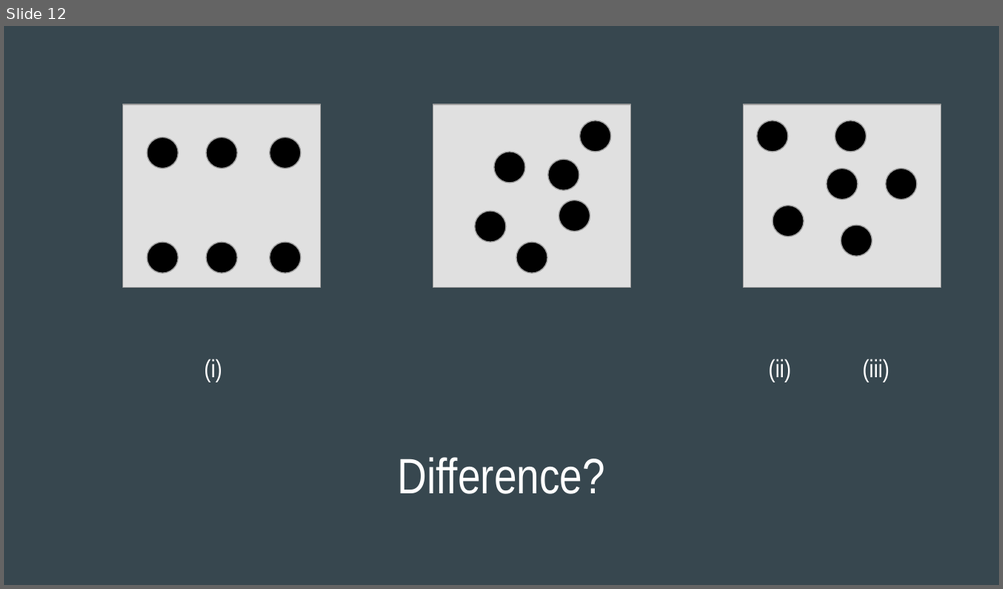
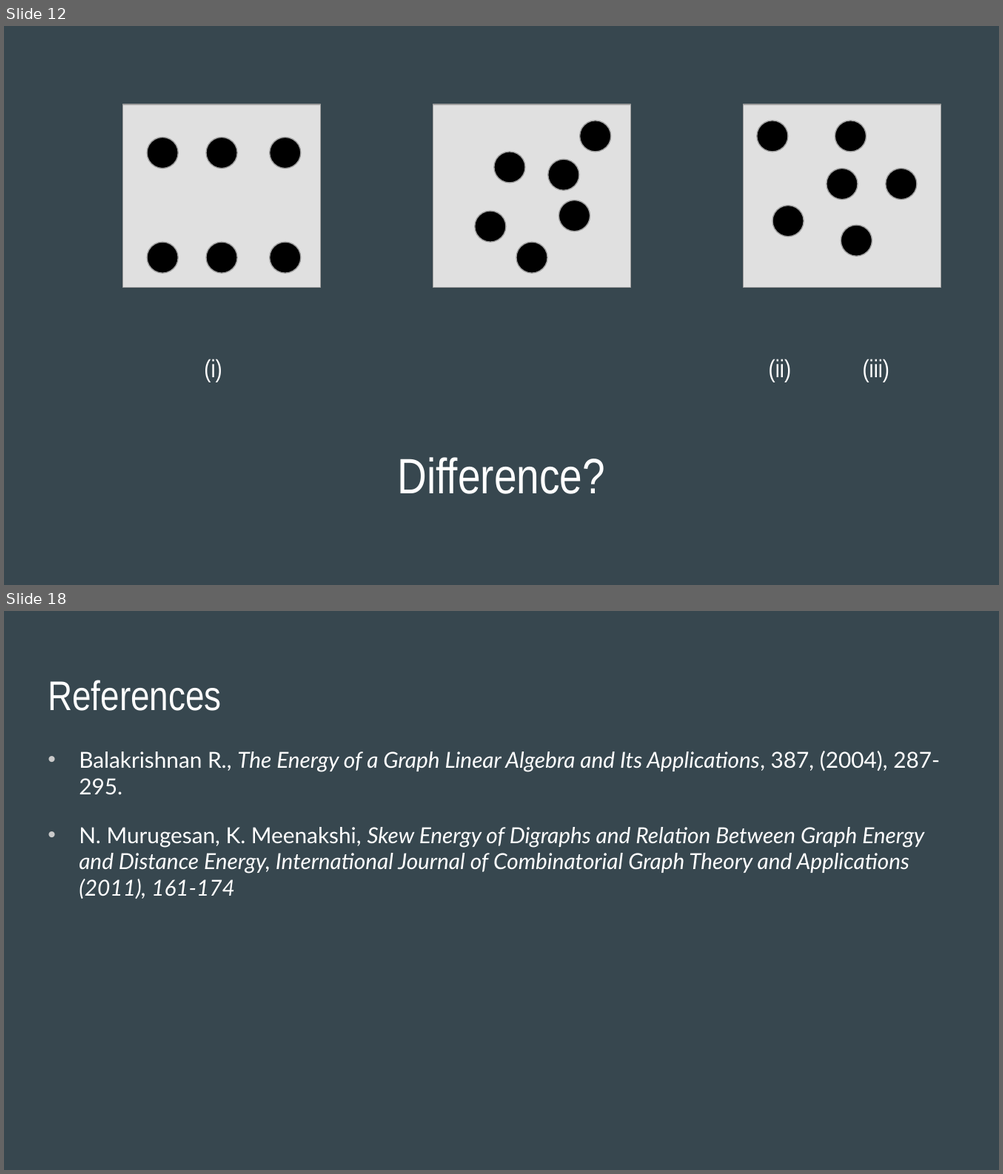
Before and after one commit to ranamihir/btp, a slide deck: End-Term Presentation (4-1).pptx. Shown one above the other, each under a label of ours: slide 12 before the commit, slides 12 and 18 after it; the slides between them are not shown. The pictures are 1003x589 and 1003x1174 pixels, drawn with LibreOffice and Linux fonts; fonts in the diff are those of the drawing. Boxes give left, top, right and bottom in pixels: in the first picture for what was removed or moved away, otherwise in the second. Text is boxed around its words. In the diff, an @@ line names an element or a change of style, - is before the commit and + after.

```diff
--- a/End-Term Presentation (4-1).pptx
+++ b/End-Term Presentation (4-1).pptx
@@ slide 18 added at (x1=4, y1=611, x2=999, y2=1170), background #37474F @@
@@ title added at (x1=48, y1=680, x2=221, y2=711), 30 pt, text #FFFFFF @@
+References
@@ text added at (x1=79, y1=751, x2=939, y2=899), 16 pt, text #FFFFFF, italic @@
+• Balakrishnan R., The Energy of a Graph Linear Algebra and Its Applications, 387, (2004), 287-295.
+• N. Murugesan, K. Meenakshi, Skew Energy of Digraphs and Relation Between Graph Energy and Distance Energy, International Journal of Combinatorial Graph Theory and Applications (2011), 161-174
```
Also in this commit, not shown: 8 slides changed, 2 other slides added, 1 slide removed, 3 other files.
